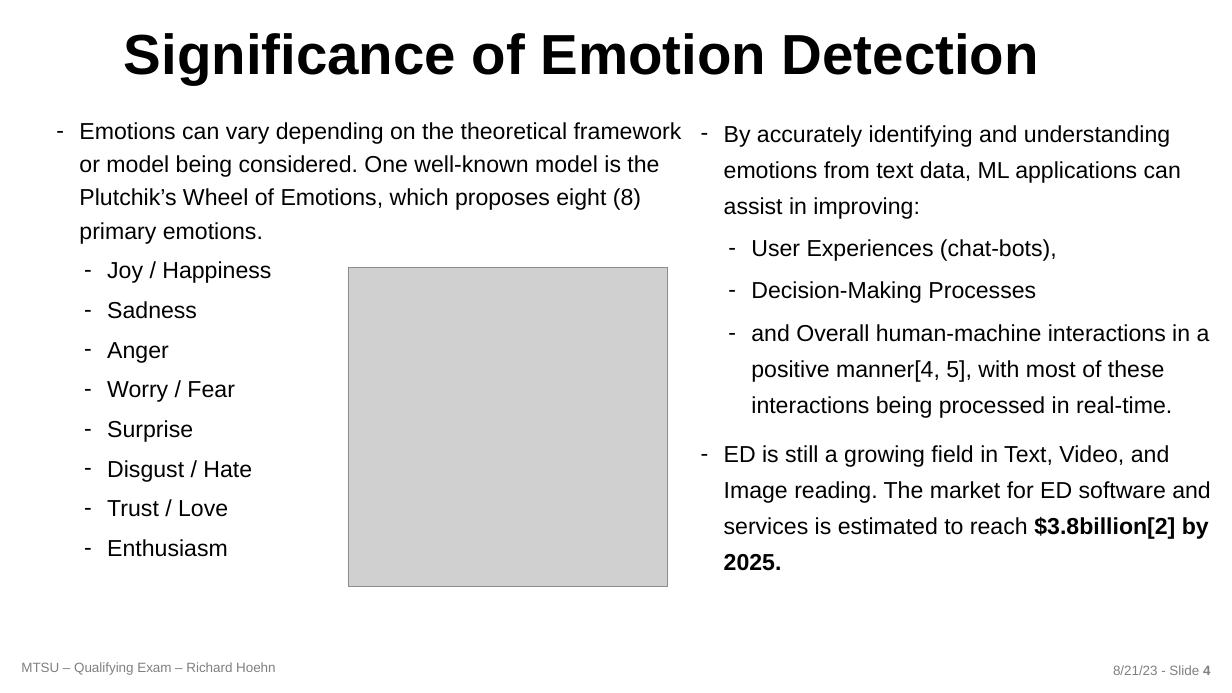
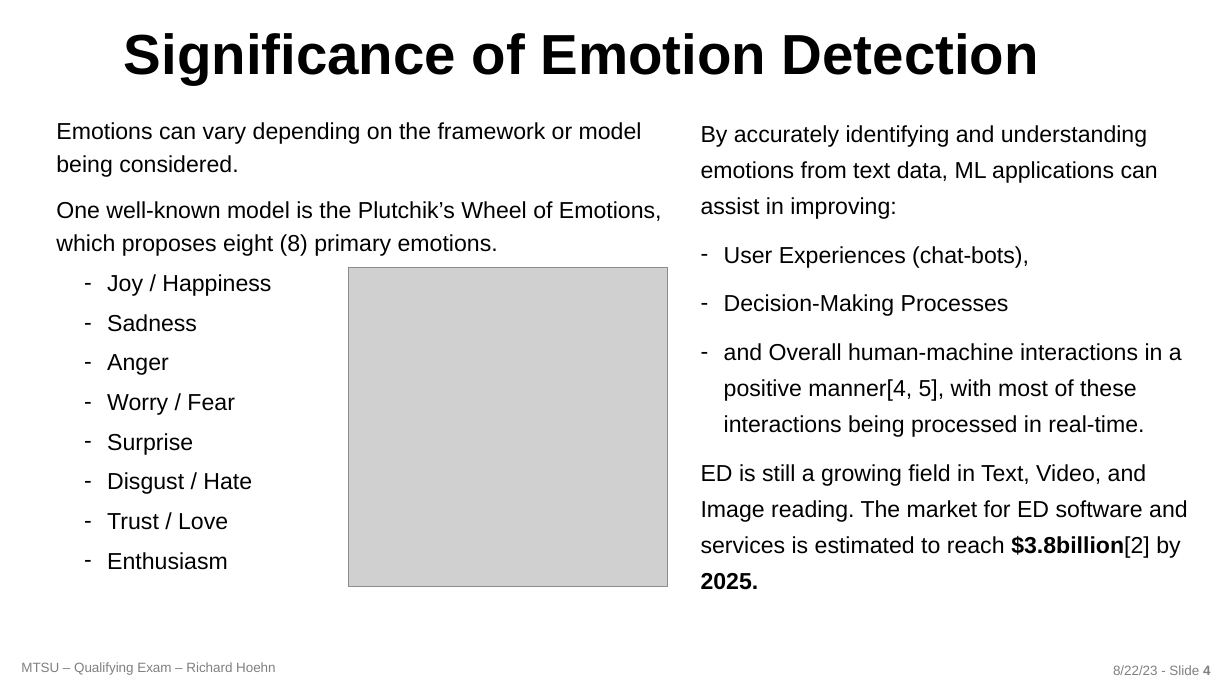
Before and after one commit to richardhoehn/mtsu.coms.qualifying-exam, a slide deck: slide 4 of presentation/COMS_Qualifying_Exam-2023-08-21.pptx. Drawn at 1232x693 pixels with LibreOffice and Linux fonts; fonts in the diff are those of the drawing; grey boxes stand for pictures; background and template pictures are left out. Boxes give left, top, right and bottom in pixels: in the first picture for what was removed or moved away, otherwise in the second. Text is boxed around its words. In the diff, an @@ line names an element or a change of style, - is before the commit and + after.

```diff
--- a/presentation/COMS_Qualifying_Exam-2023-08-21.pptx
+++ b/presentation/COMS_Qualifying_Exam-2023-08-21.pptx
@@ text "By accurately identifying and understanding ..." at bbox=[701, 125, 1188, 590]: bold off in "$3.8billion[2] by"; bullet - to none; list level 2 to 1 in "User Experiences (chat-bots),"; list level 2 to 1 in "Decision-Making Processes"; list level 2 to 1 in "and Overall human-machine interactions in ..." @@
@@ text at bbox=[56, 122, 662, 256]: text changed @@
-– Emotions can vary depending on the theoretical framework or model being considered. One well-known model is the Plutchik’s Wheel of Emotions, which proposes eight (8) primary emotions.
+Emotions can vary depending on the framework or model being considered.
+One well-known model is the Plutchik’s Wheel of Emotions, which proposes eight (8) primary emotions.
@@ text at bbox=[1113, 665, 1210, 675]: text changed @@
-8/21/23 - Slide 4
+8/22/23 - Slide 4
```
Also in this commit, not shown: 16 other slides changed, 1 slide added, 5 other files.
